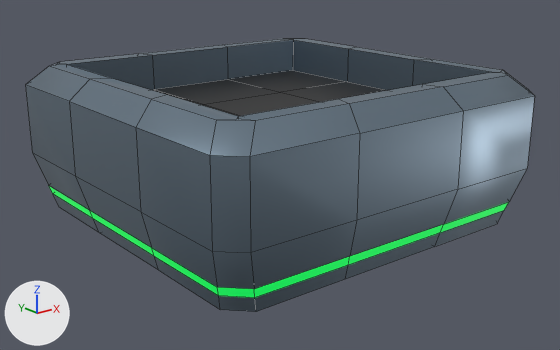
The FBX model Assets/Art/Level_Geometry/SM_planter_1x1.fbx, before and after one commit.
The view is the same before and after, from a 50 mm lens placed at (-1.258, -1.608, 0.744), pointed at (0.002, -0.033, 0.114). The axes (+X, +Y, +Z) are drawn at lower left. The lights are the same throughout. Mesh edges are drawn as thin lines. Where no turn or scale is listed for an object, it has been applied to the vertices. Vertices at the same position are counted once.

Objects in the first picture: 'Planter 1x1'.
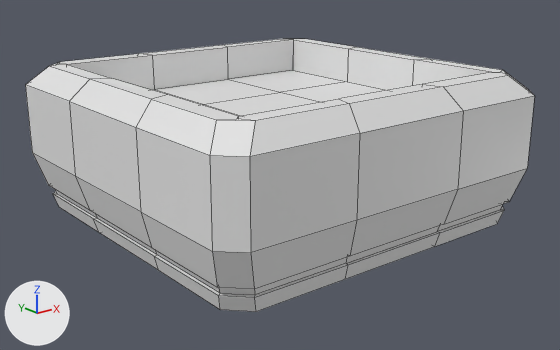
Changed parts and their boxes (x1, y1, x2, y2) in the pictures (560 x 350 px):
part 1 of me_cube, built on
    before: (49, 186, 509, 298)
    after: (53, 190, 504, 298)
part 2 of me_cube, recoloured (blue to white)
    both: (26, 39, 534, 312)
part 3 of me_cube, recoloured (black to white)
    both: (153, 70, 387, 116)

Edits to the bpy script that builds the scene:
```text
Add mat_material_025:
    mat_material_025 = principled_material('Material.025')
    mat_material_025.base_color = (0.0454, 0.0667, 0.111)  # dark blue #3c495e
Add mat_material_026:
    mat_material_026 = principled_material('Material.026')
    mat_material_026.base_color = (0.8, 0.8, 0.8)  # white #e7e7e7
Add mat_material_024:
    mat_material_024 = principled_material('Material.024')
    mat_material_024.base_color = (0.8, 0.8, 0.8)  # white #e7e7e7
    mat_material_024.roughness = 0.4
Change me_cube:
    used by ob_planter_1x1; location = (0.0, 0.0, 0.0)
    remove me_cube.from_pydata(...)  # 140 vertices, 134 faces; spans x -0.496..0.504, y -0.5..0.5, z 0.002..0.402
    remove me_cube.materials.append(mat_material_002)  # black #202020
    remove me_cube.materials.append(mat_material_004)  # black #202020
    add me_cube.from_pydata(...)  # 172 vertices, 166 faces; spans x -0.496..0.504, y -0.5..0.5, z 0.002..0.402
    me_cube part 1
    16 faces are deleted
    32 vertices are added at x -0.459..0.468, y -0.463..0.463, z 0.041..0.065
    32 new faces join them, mat_material_024 (white #e7e7e7)
    16 new faces join them, mat_material_026 (white #e7e7e7)
    me_cube part 2: 108 faces spanning x -0.496..0.504, y -0.5..0.5, z 0.002..0.402 switch from mat_material (blue #8294a3) to mat_material_024 (white #e7e7e7)
    me_cube part 3: 9 faces spanning x -0.396..0.404, y -0.4..0.4, z 0.3 switch from mat_material_003 (black #202020) to mat_material_024 (white #e7e7e7)
    add me_cube.materials.append(mat_material_025)  # dark blue #3c495e
    add me_cube.materials.append(mat_material_026)  # white #e7e7e7
```
